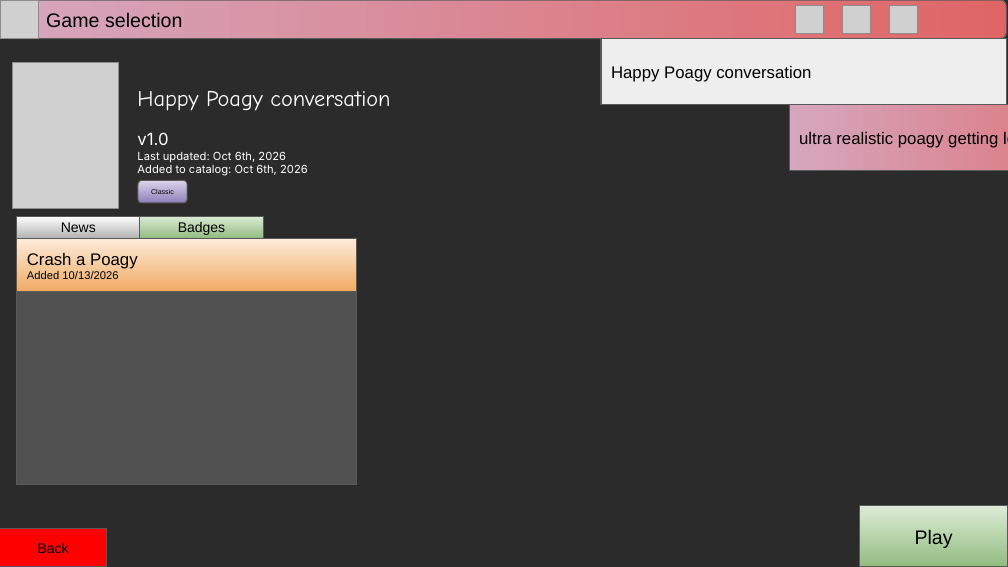
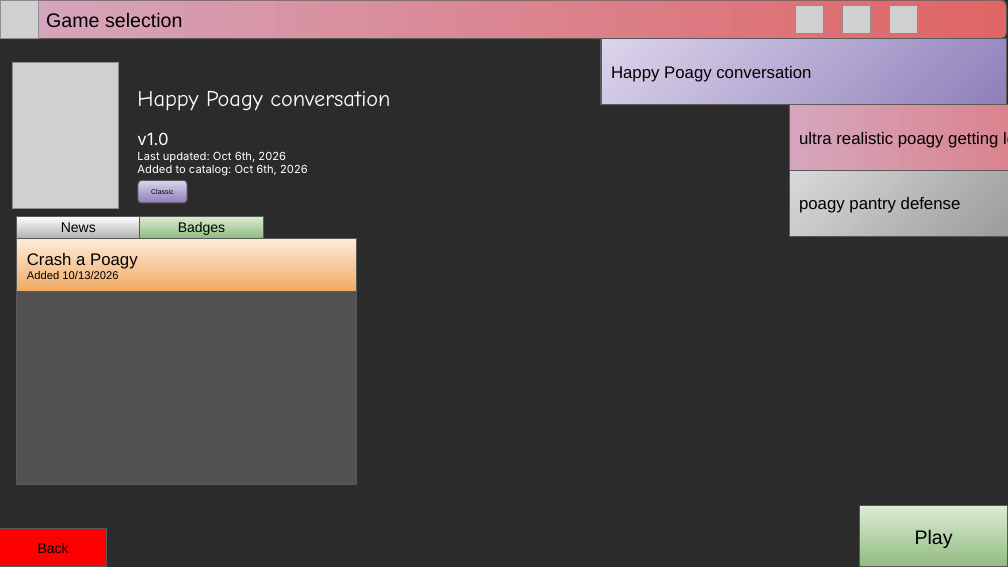
Before and after one commit to RitPigDev/poagy.gs-plus, a slide deck: slide 3 of poagy.gs+.pptx. Drawn at 1008x567 pixels with LibreOffice and Linux fonts; fonts in the diff are those of the drawing; grey boxes stand for pictures; background and template pictures are left out; a plain dark background stands for a picture behind light text. Boxes give left, top, right and bottom in pixels: in the first picture for what was removed or moved away, otherwise in the second. Text is boxed around its words. In the diff, an @@ line names an element or a change of style, - is before the commit and + after.

```diff
--- a/poagy.gs+.pptx
+++ b/poagy.gs+.pptx
@@ rectangle "Happy Poagy conversation" at bbox=[601, 38, 1006, 104]: fill #EEEEEE to gradient #DBD4EB to #9080BB @@
@@ rectangle added at bbox=[789, 170, 1008, 236], fill gradient #D9D9D9 to #737373, outline #595959 0.75 pt, 12 pt, text #000000 @@
+poagy pantry defense
```
Also in this commit, not shown: 7 other slides changed, 2 slides added.
